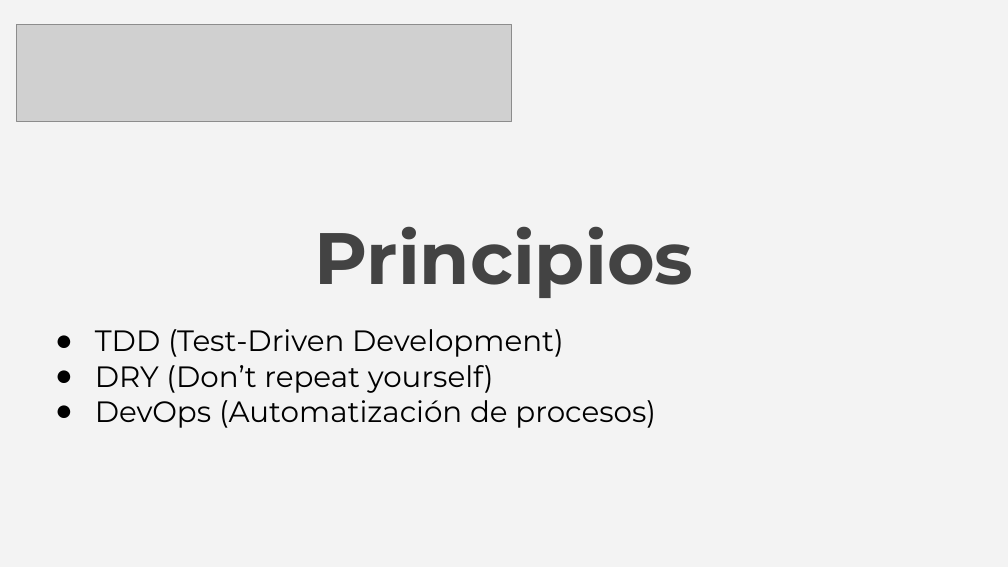
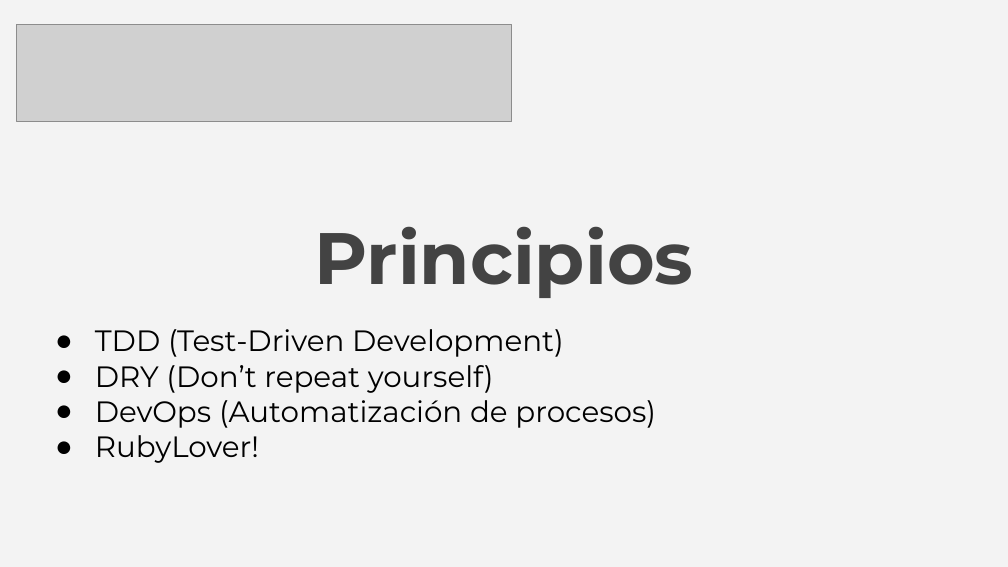
Before and after one commit to dvarrui/charlas, a slide deck: slide 16 of teuton/tdd/20260109-TDD_de_Infraestructura.odp (slide 8 before the commit). Drawn at 1008x567 pixels with LibreOffice and Linux fonts; fonts in the diff are those of the drawing; grey boxes stand for pictures. Boxes give left, top, right and bottom in pixels: in the first picture for what was removed or moved away, otherwise in the second. Text is boxed around its words. In the diff, an @@ line names an element or a change of style, - is before the commit and + after.

```diff
--- a/teuton/tdd/20260109-TDD_de_Infraestructura.odp
+++ b/teuton/tdd/20260109-TDD_de_Infraestructura.odp
@@ subtitle at [95,435,259,463]: paragraph added @@
+● RubyLover!
```
Also in this commit, not shown: 10 other slides changed, 18 slides added, 2 slides removed, 1 other file.
